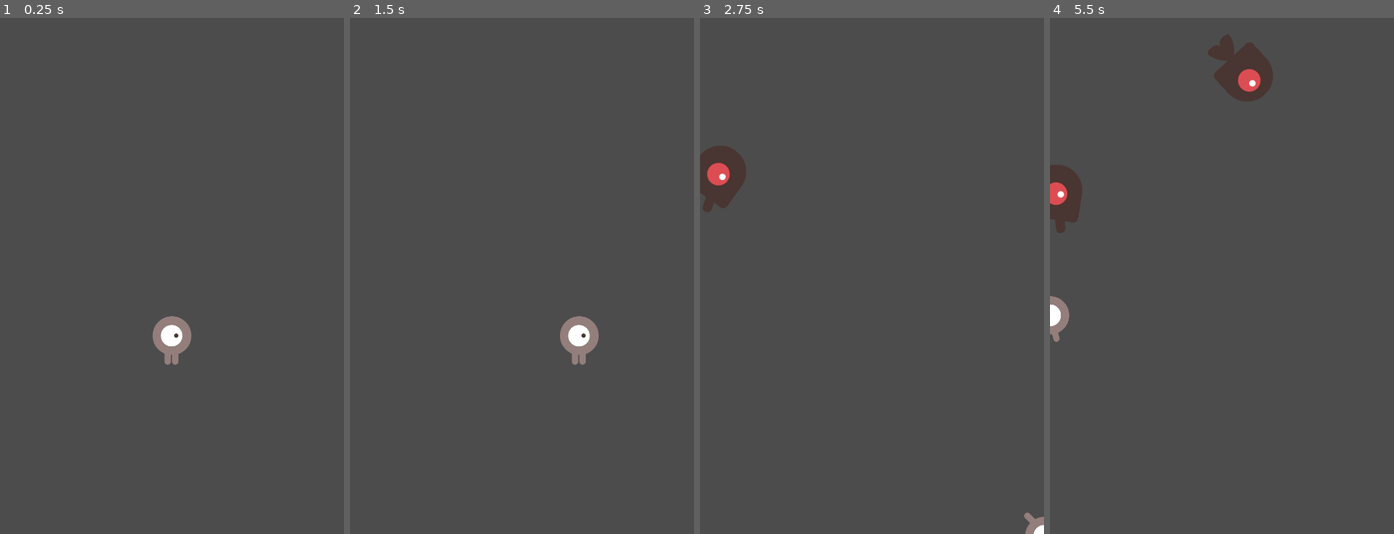
Above: before the commit, frames 1-4 (left to right).
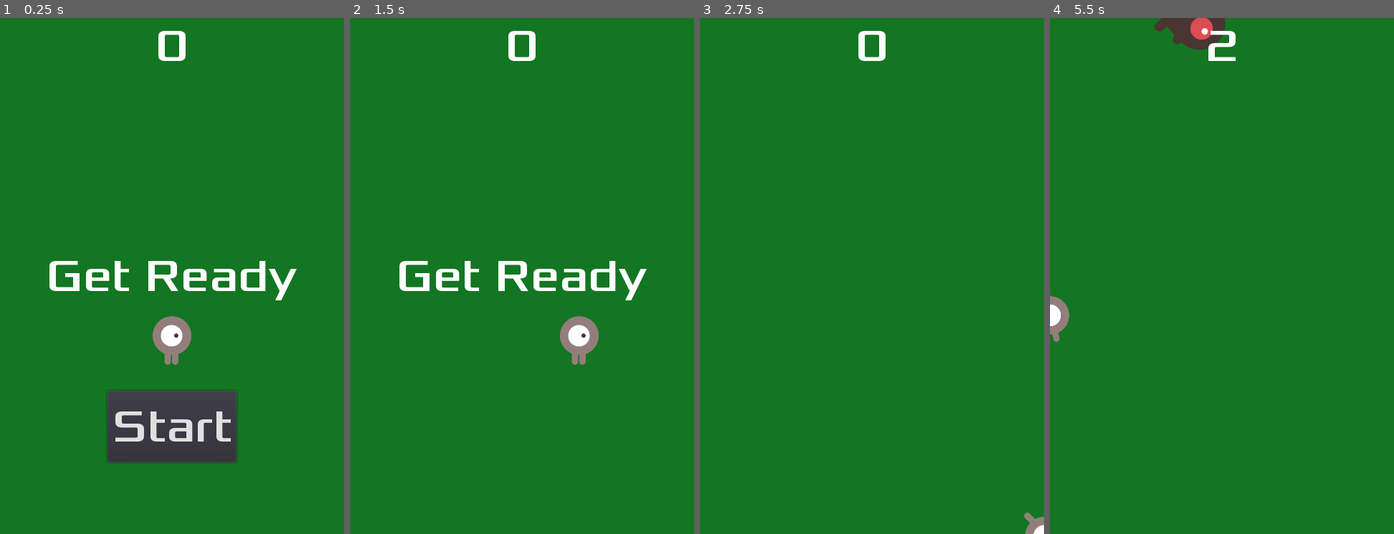
Above: after the commit, the same moments.

Repository: erikrios/dodge-the-creeps
Game: Godot game, scene res://Main.tscn
The game is run twice, just before and just after one commit, with the same random seed, the same clock (stepped at 60 frames per second) and the same inputs.
Inputs (mouse positions are in pixels of both pictures, inside the frame that each line leads up to):
- Up to frame 1 (0.25 s): no input
- Up to frame 2 (1.5 s): click (522, 425) at 0.5 s, where only the run after the commit has a clickable "Start"; tap Enter (start_game, bound only after the commit) at 1.25, 1.35 s; hold Right (move_right) from 1.28 s (still down)
- Up to frame 3 (2.75 s): release Right (move_right) at 2.03 s; hold Down (move_down) from 2.03 s (still down); tap Enter (start_game, bound only after the commit) at 2.1 s
- Up to frame 4 (5.5 s): release Down (move_down) at 2.78 s; hold Right (move_right) 2.78-3.53 s; tap Enter (start_game, bound only after the commit) every 0.75 s from 2.85 to 5.1 s; hold Up (move_up) 3.53-4.28 s; hold Left (move_left) from 4.28 s (still down)

The runs differ from the first frame. In frame 1, 95% of the frame differs, in the area x 0-100%, y 0-100%; in frame 2, 99%; in frame 3, 100%; in frame 4, 100%.

Commit message:
Heads up display and finishing up

Diff:
--- /dev/null
+++ b/HUD.gd
@@ -0,0 +1,30 @@
+extends CanvasLayer
+
+signal start_game
+
+func show_message(text):
+	$Message.text = text
+	$Message.show()
+	$MessageTimer.start()
+
+func show_game_over():
+	show_message("Game Over")
+	# Wait until MessageTimer has counted down.
+	yield($MessageTimer, "timeout")
+
+	$Message.text = "Dodge the\nCreeps!"
+	$Message.show()
+	# Make a one-shot timer and wait for it to finish.
+	yield(get_tree().create_timer(1), "timeout")
+	$StartButton.show()
+
+func update_score(score):
+	$ScoreLabel.text = str(score)
+
+func _on_MessageTimer_timeout():
+	$Message.hide()
+
+
+func _on_StartButton_pressed():
+	$StartButton.hide()
+	emit_signal("start_game")
--- /dev/null
+++ b/HUD.tscn
@@ -0,0 +1,55 @@
+[gd_scene load_steps=6 format=2]
+
+[ext_resource path="res://fonts/Xolonium-Regular.ttf" type="DynamicFontData" id=1]
+[ext_resource path="res://HUD.gd" type="Script" id=2]
+
+[sub_resource type="DynamicFont" id=1]
+size = 64
+font_data = ExtResource( 1 )
+
+[sub_resource type="InputEventAction" id=2]
+action = "start_game"
+
+[sub_resource type="ShortCut" id=3]
+shortcut = SubResource( 2 )
+
+[node name="HUD" type="CanvasLayer"]
+script = ExtResource( 2 )
+
+[node name="ScoreLabel" type="Label" parent="."]
+anchor_right = 1.0
+margin_bottom = 78.0
+custom_fonts/font = SubResource( 1 )
+text = "0"
+align = 1
+
+[node name="Message" type="Label" parent="."]
+anchor_top = 0.5
+anchor_right = 1.0
+anchor_bottom = 0.5
+margin_top = -39.0
+margin_bottom = 39.0
+custom_fonts/font = SubResource( 1 )
+text = "Dodge the Creeps"
+align = 1
+autowrap = true
+
+[node name="StartButton" type="Button" parent="."]
+anchor_left = 0.5
+anchor_top = 1.0
+anchor_right = 0.5
+anchor_bottom = 1.0
+margin_left = -90.0
+margin_top = -200.0
+margin_right = 90.0
+margin_bottom = -100.0
+custom_fonts/font = SubResource( 1 )
+shortcut = SubResource( 3 )
+text = "Start"
+
+[node name="MessageTimer" type="Timer" parent="."]
+wait_time = 2.0
+one_shot = true
+
+[connection signal="pressed" from="StartButton" to="." method="_on_StartButton_pressed"]
+[connection signal="timeout" from="MessageTimer" to="." method="_on_MessageTimer_timeout"]
--- a/Main.gd
+++ b/Main.gd
@@ -11,12 +11,18 @@
 func game_over():
 	$ScoreTimer.stop()
 	$MobTimer.stop()
+	$HUD.show_game_over()
+	$Music.stop()
+	$DeathSound.play()
 
 func new_game():
 	score = 0
 	$Player.start($StartPosition.position)
 	$StartTimer.start()
-
+	$HUD.update_score(score)
+	$HUD.show_message("Get Ready")
+	get_tree().call_group("mobs", "queue_free")
+	$Music.play()
 
 func _on_StartTimer_timeout():
 	$MobTimer.start()
@@ -24,6 +30,7 @@
 
 func _on_ScoreTimer_timeout():
 	score += 1
+	$HUD.update_score(score)
 
 func _on_MobTimer_timeout():
 	# Create a new instance of the Mob scene.
--- a/Main.tscn
+++ b/Main.tscn
@@ -1,8 +1,11 @@
-[gd_scene load_steps=5 format=2]
+[gd_scene load_steps=8 format=2]
 
 [ext_resource path="res://Main.gd" type="Script" id=1]
 [ext_resource path="res://Mob.tscn" type="PackedScene" id=2]
 [ext_resource path="res://Player.tscn" type="PackedScene" id=3]
+[ext_resource path="res://HUD.tscn" type="PackedScene" id=4]
+[ext_resource path="res://art/House In a Forest Loop.ogg" type="AudioStream" id=5]
+[ext_resource path="res://art/gameover.wav" type="AudioStream" id=6]
 
 [sub_resource type="Curve2D" id=1]
 _data = {
@@ -12,6 +15,11 @@
 [node name="Main" type="Node"]
 script = ExtResource( 1 )
 mob_scene = ExtResource( 2 )
+
+[node name="ColorRect" type="ColorRect" parent="."]
+anchor_right = 1.0
+anchor_bottom = 1.0
+color = Color( 0.0784314, 0.466667, 0.137255, 1 )
 
 [node name="Player" parent="." instance=ExtResource( 3 )]
 
@@ -33,7 +41,16 @@
 [node name="MobSpawnLocation" type="PathFollow2D" parent="MobPath"]
 position = Vector2( -128, -128 )
 
+[node name="HUD" parent="." instance=ExtResource( 4 )]
+
+[node name="Music" type="AudioStreamPlayer" parent="."]
+stream = ExtResource( 5 )
+
+[node name="DeathSound" type="AudioStreamPlayer" parent="."]
+stream = ExtResource( 6 )
+
 [connection signal="hit" from="Player" to="." method="game_over"]
 [connection signal="timeout" from="MobTimer" to="." method="_on_MobTimer_timeout"]
 [connection signal="timeout" from="ScoreTimer" to="." method="_on_ScoreTimer_timeout"]
 [connection signal="timeout" from="StartTimer" to="." method="_on_StartTimer_timeout"]
+[connection signal="start_game" from="HUD" to="." method="new_game"]
--- a/Mob.tscn
+++ b/Mob.tscn
@@ -30,7 +30,7 @@
 radius = 36.0
 height = 24.0
 
-[node name="Mob" type="RigidBody2D"]
+[node name="Mob" type="RigidBody2D" groups=["mobs"]]
 collision_mask = 0
 gravity_scale = 0.0
 script = ExtResource( 7 )
@@ -42,7 +42,6 @@
 scale = Vector2( 0.75, 0.75 )
 frames = SubResource( 1 )
 animation = "walk"
-frame = 1
 playing = true
 
 [node name="CollisionShape2D" type="CollisionShape2D" parent="."]
--- a/project.godot
+++ b/project.godot
@@ -47,6 +47,11 @@
 "events": [ Object(InputEventKey,"resource_local_to_scene":false,"resource_name":"","device":0,"alt":false,"shift":false,"control":false,"meta":false,"command":false,"pressed":false,"scancode":16777234,"physical_scancode":0,"unicode":0,"echo":false,"script":null)
  ]
 }
+start_game={
+"deadzone": 0.5,
+"events": [ Object(InputEventKey,"resource_local_to_scene":false,"resource_name":"","device":0,"alt":false,"shift":false,"control":false,"meta":false,"command":false,"pressed":false,"scancode":16777221,"physical_scancode":0,"unicode":0,"echo":false,"script":null)
+ ]
+}
 
 [physics]
 
